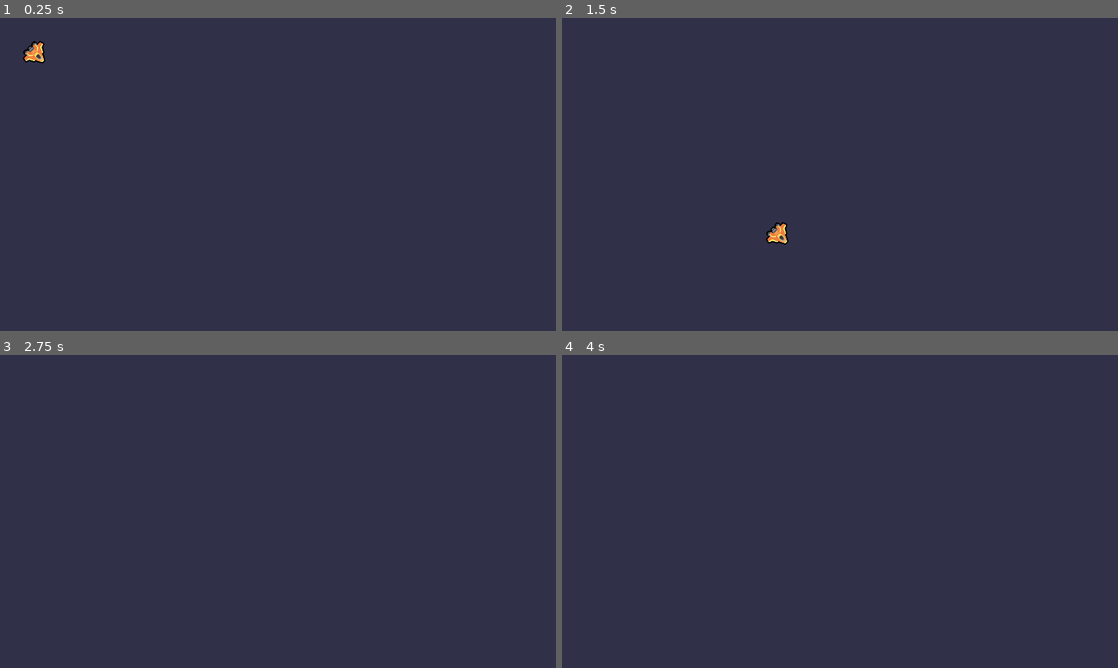
Above: before the commit, frames 1-4 (two rows, left to right).
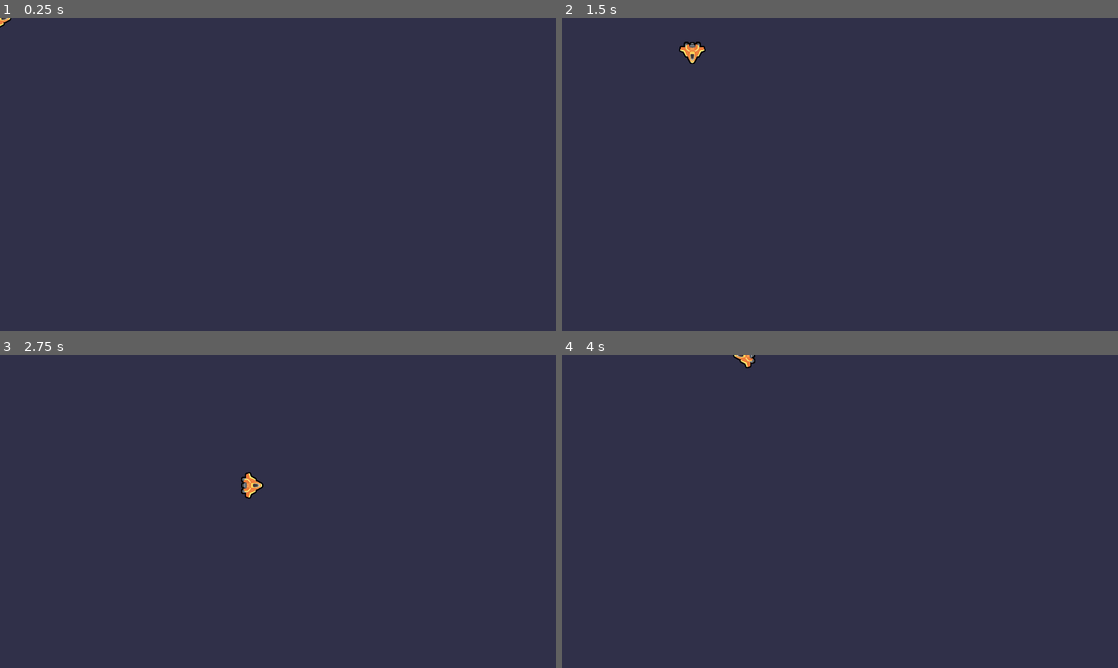
Above: after the commit, the same moments.

Repository: JordanTatum1/2d-GameDev-Course1
Game: Godot game, scene res://ship.tscn
The game is run twice, just before and just after one commit, with the same random seed, the same clock (stepped at 60 frames per second) and the same inputs.
Inputs:
- Up to frame 1 (0.25 s): no input
- Up to frame 2 (1.5 s): hold D (move_right) 0.53-1.28 s; hold S (move_down) from 1.28 s (still down)
- Up to frame 3 (2.75 s): release S (move_down) at 2.03 s; hold D (move_right) from 2.03 s (still down)
- Up to frame 4 (4 s): release D (move_right) at 2.78 s; hold W (move_up) 2.78-3.53 s; hold A (move_left) from 3.53 s (still down)

The runs differ from the first frame. In frame 1, 0.2% of the frame differs, in the area x 0-9%, y 0-15%; in frame 2, 0.4%, in the area x 21-41%, y 7-73%; in frame 3, 0.2%; in frame 4, 0.1%.

Commit message:
Space and Beyond L3
added movement

Diff:
--- a/04.to_space_and_beyond_workbook/practices/L3.P2.character_diagonals/character_diagonals.tscn
+++ b/04.to_space_and_beyond_workbook/practices/L3.P2.character_diagonals/character_diagonals.tscn
@@ -1,9 +1,9 @@
-[gd_scene load_steps=8 format=3]
+[gd_scene load_steps=8 format=3 uid="uid://c4t2k6f1oqx7r"]
 
-[ext_resource type="Texture2D" path="res://assets/practice_assets/shape_ship.png" id="1_5oe5f"]
+[ext_resource type="Texture2D" uid="uid://d1xp2mgpkkc42" path="res://assets/practice_assets/shape_ship.png" id="1_5oe5f"]
 [ext_resource type="Script" path="res://practices/L3.P2.character_diagonals/character_diagonals.gd" id="2_udpmb"]
-[ext_resource type="Texture2D" path="res://assets/practice_assets/ellipse_white.png" id="3_luk4c"]
-[ext_resource type="Texture2D" path="res://assets/practice_assets/ellipse_yellow.png" id="4_nsdhc"]
+[ext_resource type="Texture2D" uid="uid://bkueifls7csiy" path="res://assets/practice_assets/ellipse_white.png" id="3_luk4c"]
+[ext_resource type="Texture2D" uid="uid://ci5b253al1tus" path="res://assets/practice_assets/ellipse_yellow.png" id="4_nsdhc"]
 
 [sub_resource type="Curve" id="Curve_cxpdg"]
 _data = [Vector2(0, 0.663194), 0.0, 0.0, 0, 0, Vector2(1, 0), -0.0319997, 0.0, 0, 0]
--- a/04.to_space_and_beyond_workbook/ship.gd
+++ b/04.to_space_and_beyond_workbook/ship.gd
@@ -1,8 +1,17 @@
 extends Sprite2D
 
 
-var velocity := Vector2(500, 500)
+var max_speed := 600.0
+var velocity := Vector2(0, 0)
 # Called every frame. 'delta' is the elapsed time since the previous frame.
 func _process(delta: float) -> void:
+	var direction := Vector2(0, 0)
+	direction.x = Input.get_axis("move_left", "move_right")
+	direction.y = Input.get_axis("move_up", "move_down")
+
+	if direction.length() > 1.0:
+		direction = direction.normalized()
+	velocity = direction * max_speed
 	position += velocity * delta
-	rotation = velocity.angle()
+	if direction.length() > 0.0:
+		rotation = velocity.angle()
